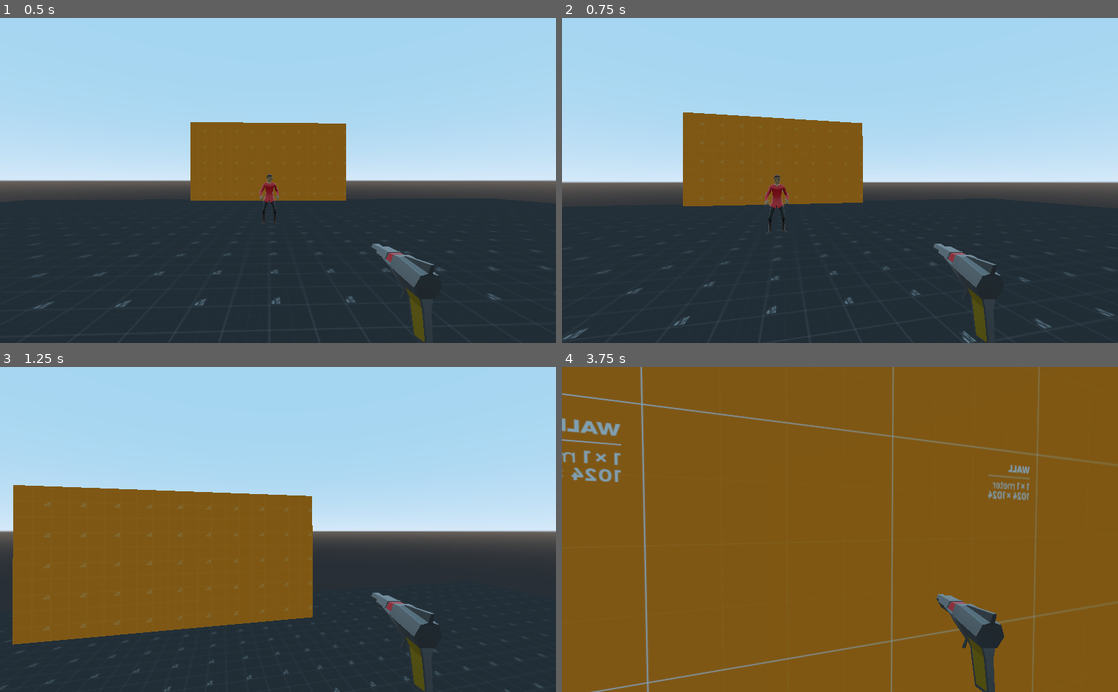
Above: before the commit, frames 1-4 (two rows, left to right).
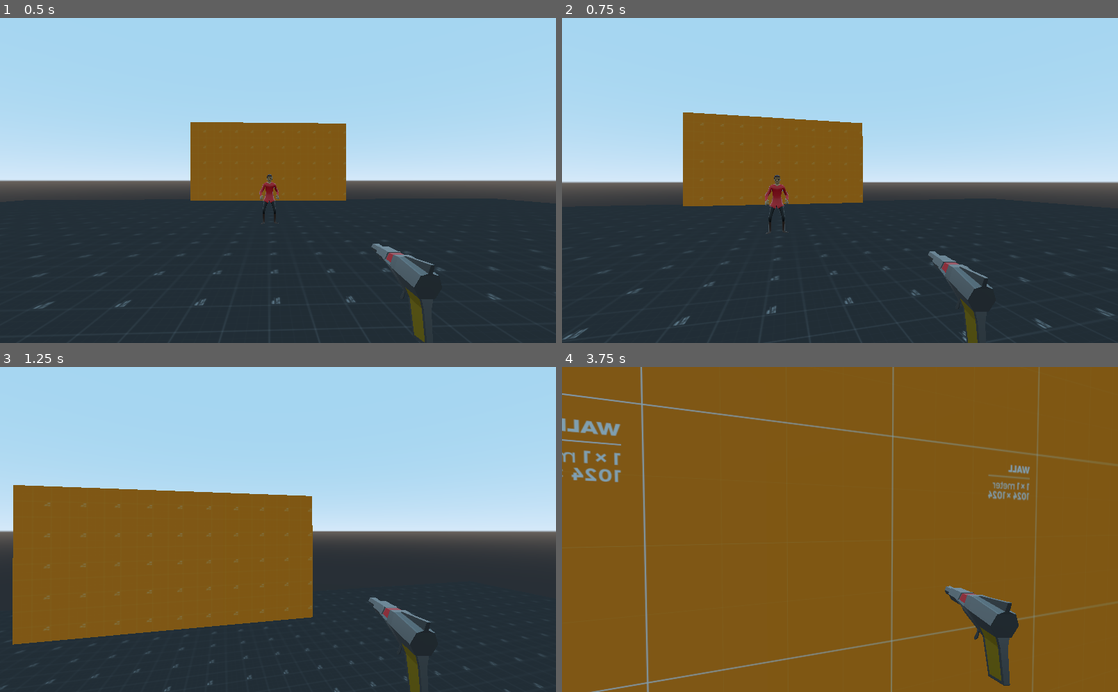
Above: after the commit, the same moments.

Repository: TinyZilla/BGJ2022
Game: Godot game, scene res://Source/Levels/TestLevel.tscn
Same seed, same stepped clock (60 frames per second), same inputs: the game is played once before the commit and once after it.
Inputs (mouse positions are in pixels of both pictures, inside the frame that each line leads up to):
- Up to frame 1 (0.5 s): no input
- Up to frame 2 (0.75 s): tap Enter (ui_accept) at 0.5 s; move the mouse to (867, 180) at 0.52 s; hold W (movement_up) from 0.53 s (still down); click (867, 180) at 0.6 s
- Up to frame 3 (1.25 s): keep holding W (movement_up); tap Space (movement_jump) at 0.77 s
- Up to frame 4 (3.75 s): keep holding W (movement_up); move the mouse to (812, 529) at 1.27 s; tap Shift (movement_sprint) at 1.35, 3.6 s; tap Space (movement_jump) at 1.52, 3.02 s; click (812, 529) at 1.55 s; move the mouse to (851, 523) at 2.02 s; click (851, 523) at 2.1 s; move the mouse to (834, 536) at 2.77 s; click (834, 536) at 2.85 s; move the mouse to (878, 532) at 3.52 s

Frame 1 is identical in both runs. In frame 2, 1.3% of the frame differs, in the area x 65-79%, y 69-100%; in frame 3, 0.9%; in frame 4, 2.4%, in the area x 67-83%, y 67-100%.

Commit message:
Add Gun Sway + Tilt

Diff:
--- /dev/null
+++ b/Source/Player/GunSway.gd
@@ -0,0 +1,86 @@
+extends Spatial
+
+export(float) var mouse_damp = 0.3
+export(float) var lissajous_strength = 0.03
+export(float) var lissajous_speed = 15.0
+export(Vector2) var lissajous_ratio = Vector2(1, 2)
+export(float) var return_speed = 3.0
+
+var mouse_movement := Vector2.ZERO
+var x_lag : float = 0.0
+var initial_transform : Transform
+var time_since_move : float = 0.0
+
+func _input(event):
+	if event is InputEventMouseMotion:
+		mouse_movement = lerp(mouse_movement, -event.relative * mouse_damp, 0.5)
+		mouse_movement = -event.relative * mouse_damp
+
+# Apply rotation transforms in this order: Y, X, Z
+# Apply origin transform AFTER rotations
+
+# Lissajous curves for position
+# x = sin(at + delta)
+# y = sin(bt)
+# Where delta = PI / 2.0, a = 1.0, b = 2.0
+
+func _ready():
+	initial_transform = transform
+
+# ----------------------------------------------
+#      THIS IS FUCKING BROKEN TO ALL HELL
+# ----------------------------------------------
+func cm(n, multiple) -> float:
+	var lower_limit : float = floor(n / multiple) * multiple
+	var upper_limit : float = ceil(n / multiple) * multiple
+	if abs(upper_limit - n) < abs(lower_limit - n):
+		return upper_limit
+	else:
+		return lower_limit
+func ls_wrap(n):
+	var snap : float = stepify(n, PI / 2.0)
+	# snap is of type k * (PI / 2.0)
+	# where k is an integer constant
+	# We must make sure k is odd
+	var coefficient : int = int(snap / (PI / 2.0))
+	if not bool(coefficient % 2):
+		coefficient += 1
+	return float(coefficient) * (PI / 2.0)
+
+func lissajous(t : float, ratio : Vector2, delta : float) -> Vector2:
+	var l := Vector2.ZERO
+	l.x = sin(ratio.x * t + delta)
+	l.y = sin(ratio.y * t)
+	return l
+
+func _physics_process(delta):
+	# Setup transform, input_direction and time elapsed since moving
+	var t := Transform()
+	var input_direction := Vector2.ZERO
+	input_direction.x = Input.get_action_strength("movement_right") - Input.get_action_strength("movement_left")
+	input_direction.y = Input.get_action_strength("movement_down") - Input.get_action_strength("movement_up")
+	input_direction = input_direction.normalized()
+
+	# Rotate local transform
+	t = t.rotated(Vector3.UP, deg2rad(-mouse_movement.x))
+	t = t.rotated(t.xform(Vector3.RIGHT), deg2rad(-mouse_movement.y))
+	var x_input : float = input_direction.x
+	x_input *= 10.0
+	x_lag = lerp(x_lag, x_input, 0.3)
+	t = t.rotated(t.xform(Vector3.FORWARD), deg2rad(x_lag))
+
+	# Apply Lissajous curves
+	if input_direction.length() > 0.0:
+		time_since_move += delta
+		time_since_move = fmod(time_since_move, PI)
+		var new_origin = initial_transform.origin
+		var parameter = time_since_move * lissajous_speed
+		var l = lissajous(parameter, lissajous_ratio, PI / 2.0)
+		new_origin.x += l.x * lissajous_strength
+		new_origin.y += l.y * lissajous_strength
+		t.origin = translation.linear_interpolate(new_origin, 0.4)
+	else:
+		t.origin = translation.linear_interpolate(initial_transform.origin, 0.2)
+
+	transform = t
+	mouse_movement = lerp(mouse_movement, Vector2.ZERO, 0.4)
--- a/Source/Player/MovementStateMachine/PlayerState.gd
+++ b/Source/Player/MovementStateMachine/PlayerState.gd
@@ -7,7 +7,9 @@
 var sprint: bool = false
 
 func enter(init_arg: Dictionary = {}) -> void:
-	print(name)
+	# print(name)
+	# Tiny can uncomment this^^ bastard statement later,
+	# rn its driving me nuts
 
 	input_direction = init_arg.get("input_direction", Vector2.ZERO)
 	jump = init_arg.get("jump", false)
--- a/Source/Player/Player.tscn
+++ b/Source/Player/Player.tscn
@@ -6,6 +6,7 @@
 [ext_resource path="res://Source/Player/Player.gd" type="Script" id=4]
 [ext_resource path="res://Models/SpaceGun/space_gun.gltf" type="PackedScene" id=5]
 [ext_resource path="res://Source/Player/MovementStateMachine/MovementStateMachine.tscn" type="PackedScene" id=6]
+[ext_resource path="res://Source/Player/GunSway.gd" type="Script" id=7]
 
 [node name="Player" instance=ExtResource( 2 )]
 script = ExtResource( 4 )
@@ -24,8 +25,13 @@
 current = true
 size = 10.0
 
-[node name="space_gun" parent="Head/Camera" index="0" instance=ExtResource( 5 )]
-transform = Transform( -1, 0, 8.74228e-08, 0, 1, 0, -8.74228e-08, 0, -1, 0.264, -0.251, -0.433 )
+[node name="SwayAnchor" type="Spatial" parent="Head/Camera" index="0"]
+transform = Transform( 1, 0, 0, 0, 1, 0, 0, 0, 1, 0.264, -0.251, -0.433 )
+script = ExtResource( 7 )
+lissajous_speed = 12.0
+
+[node name="space_gun" parent="Head/Camera/SwayAnchor" index="0" instance=ExtResource( 5 )]
+transform = Transform( -1, 0, 8.74228e-08, 0, 1, 0, -8.74228e-08, 0, -1, 0, 0, 0 )
 
 [node name="DirectionPointer" parent="Body" index="0"]
 visible = false
--- a/project.godot
+++ b/project.godot
@@ -9,12 +9,18 @@
 config_version=4
 
 _global_script_classes=[ {
+"base": "Navigation",
+"class": "GlobalNavigation",
+"language": "GDScript",
+"path": "res://Experiments/NavmeshTest/GlobalNavigation.gd"
+}, {
 "base": "Node",
 "class": "State",
 "language": "GDScript",
 "path": "res://Source/Player/MovementStateMachine/States.gd"
 } ]
 _global_script_class_icons={
+"GlobalNavigation": "",
 "State": ""
 }
 
@@ -23,6 +29,10 @@
 config/name="Bgj 2022"
 run/main_scene="res://Source/Levels/TestLevel.tscn"
 config/icon="res://icon.png"
+
+[display]
+
+window/dpi/allow_hidpi=true
 
 [input]
 
@@ -56,6 +66,11 @@
 "events": [ Object(InputEventKey,"resource_local_to_scene":false,"resource_name":"","device":0,"alt":false,"shift":false,"control":false,"meta":false,"command":false,"pressed":false,"scancode":16777237,"physical_scancode":0,"unicode":0,"echo":false,"script":null)
  ]
 }
+LMB={
+"deadzone": 0.5,
+"events": [ Object(InputEventMouseButton,"resource_local_to_scene":false,"resource_name":"","device":0,"alt":false,"shift":false,"control":false,"meta":false,"command":false,"button_mask":0,"position":Vector2( 0, 0 ),"global_position":Vector2( 0, 0 ),"factor":1.0,"button_index":1,"pressed":false,"doubleclick":false,"script":null)
+ ]
+}
 
 [physics]
 
Not shown: 1 places in Source/Player/Player.tscn that only renumber resources
